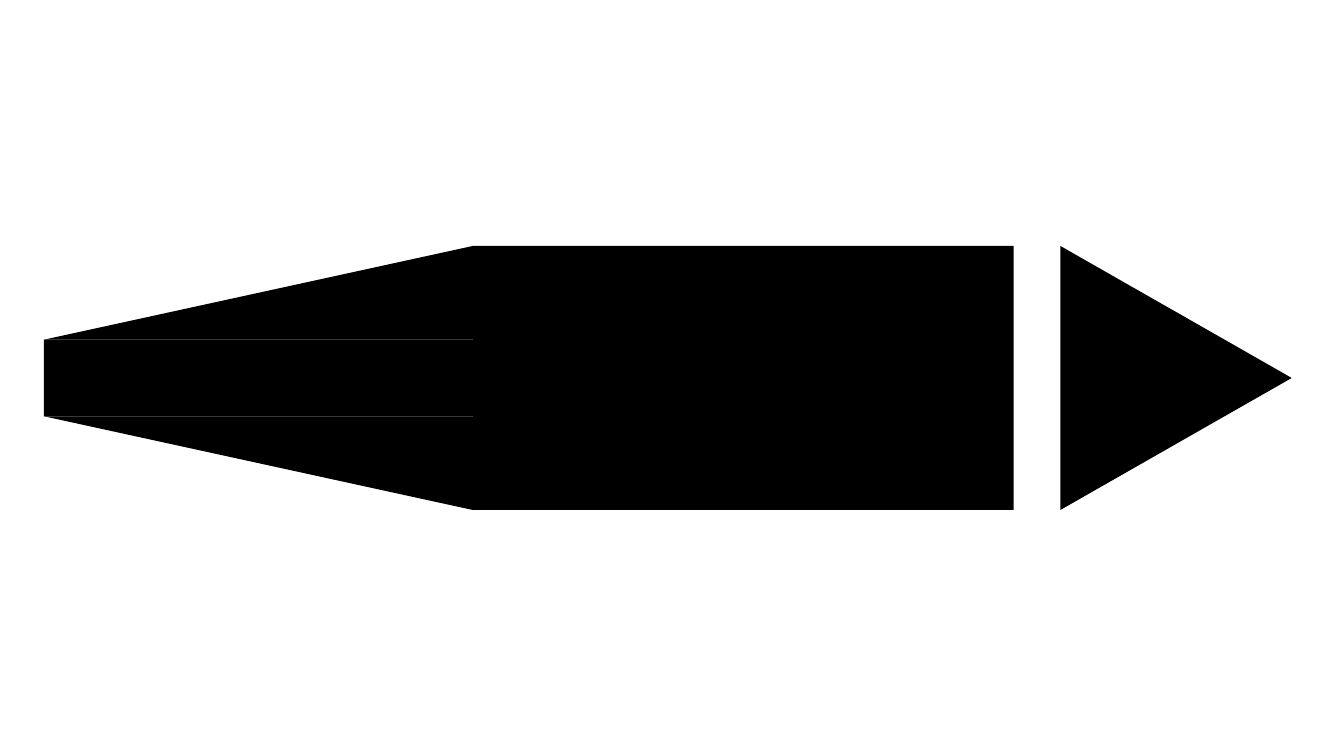
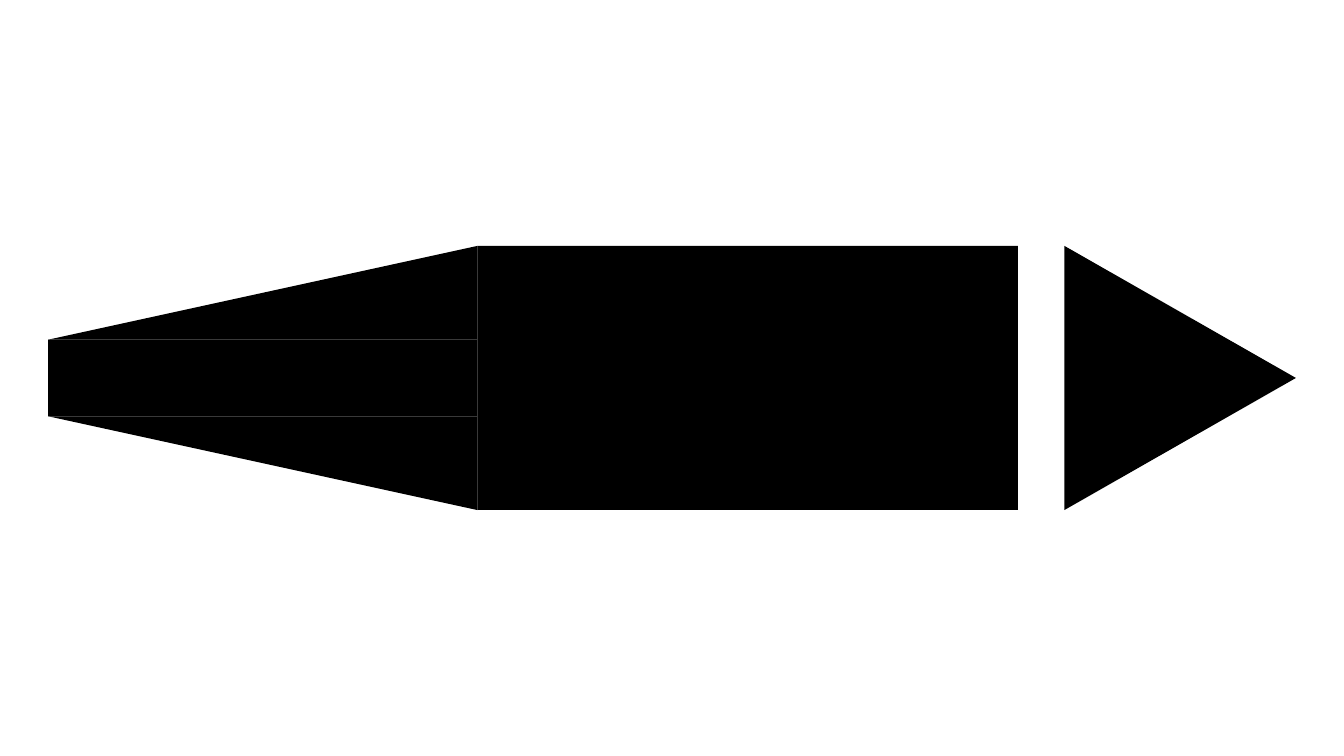
Before and after one commit to McAwl/Explosional, a slide deck: slide 2 of assets/Icons/icons.pptx. Drawn at 1344x756 pixels with LibreOffice and Linux fonts; fonts in the diff are those of the drawing. Boxes give left, top, right and bottom in pixels: in the first picture for what was removed or moved away, otherwise in the second. Text is boxed around its words. In the diff, an @@ line names an element or a change of style, - is before the commit and + after.

```diff
--- a/assets/Icons/icons.pptx
+++ b/assets/Icons/icons.pptx
@@ 3 triangles, 2 rectangles: place and size @@
-3 triangles, 2 rectangles at bbox=[44, 246, 1293, 510]
+3 triangles, 2 rectangles at bbox=[48, 246, 1297, 510]
```
Also in this commit, not shown: 1 slide added, 1 slide removed, 12 other files.
